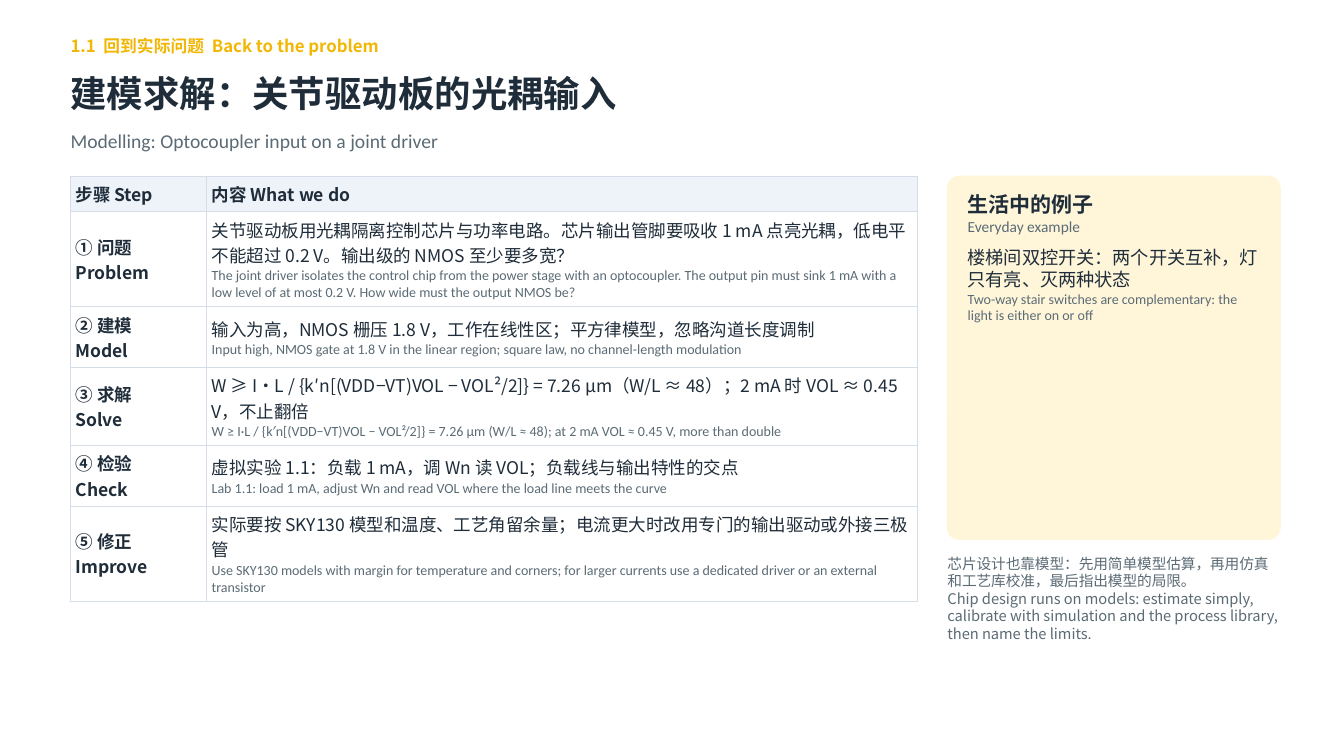
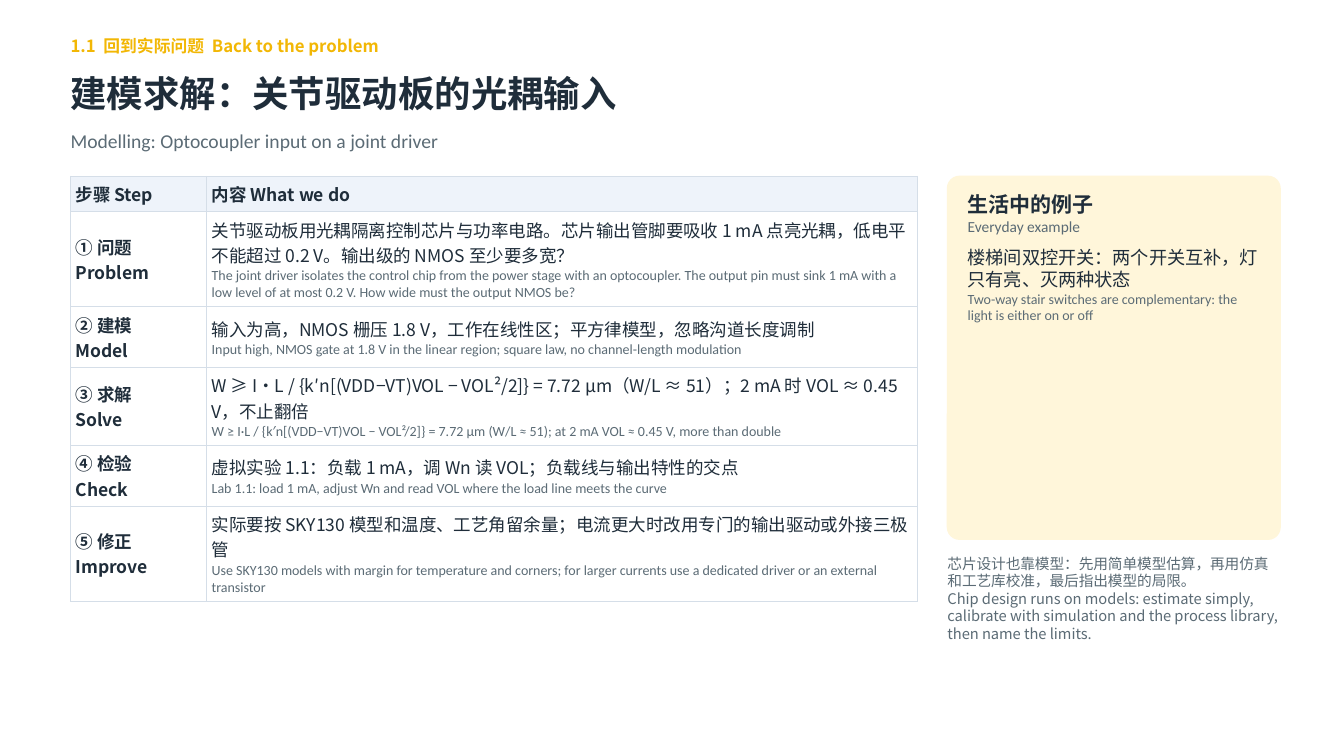
Before and after one commit to eddiezgq/WenQuest, a slide deck: slide 7 of samples/数字集成电路设计/课程资料/第1章 CMOS反相器/第一章课件.pptx. Drawn at 1344x756 pixels with LibreOffice and Linux fonts; fonts in the diff are those of the drawing. Boxes give left, top, right and bottom in pixels: in the first picture for what was removed or moved away, otherwise in the second. Text is boxed around its words. In the diff, an @@ line names an element or a change of style, - is before the commit and + after.

```diff
--- a/samples/数字集成电路设计/课程资料/第1章 CMOS反相器/第一章课件.pptx
+++ b/samples/数字集成电路设计/课程资料/第1章 CMOS反相器/第一章课件.pptx
@@ table at (71,176,918,596) @@
-row 4, column 2: W ≥ I·L / {k′n[(VDD−VT)VOL − VOL²/2]} = 7.26 μm（W/L ≈ 48）；2 mA 时 VOL ≈ 0.45 V，不止翻倍 / W ≥ I·L / {k′n[(VDD−VT)VOL − VOL²/2]} = 7.26 μm (W/L ≈ 48); at 2 mA VOL ≈ 0.45 V, more than double
+row 4, column 2: W ≥ I·L / {k′n[(VDD−VT)VOL − VOL²/2]} = 7.72 μm（W/L ≈ 51）；2 mA 时 VOL ≈ 0.45 V，不止翻倍 / W ≥ I·L / {k′n[(VDD−VT)VOL − VOL²/2]} = 7.72 μm (W/L ≈ 51); at 2 mA VOL ≈ 0.45 V, more than double
```
Also in this commit, not shown: 11 other slides changed, 55 other files.
